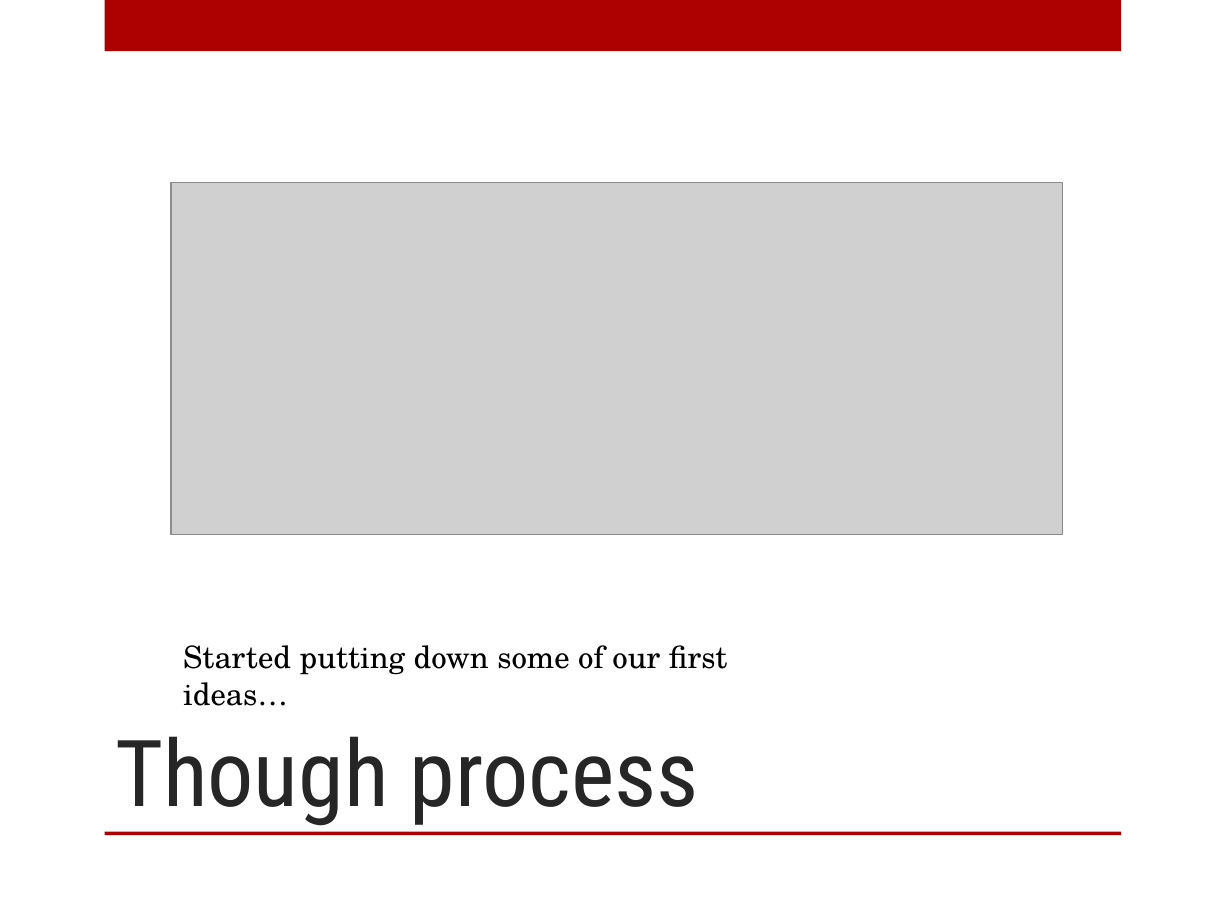
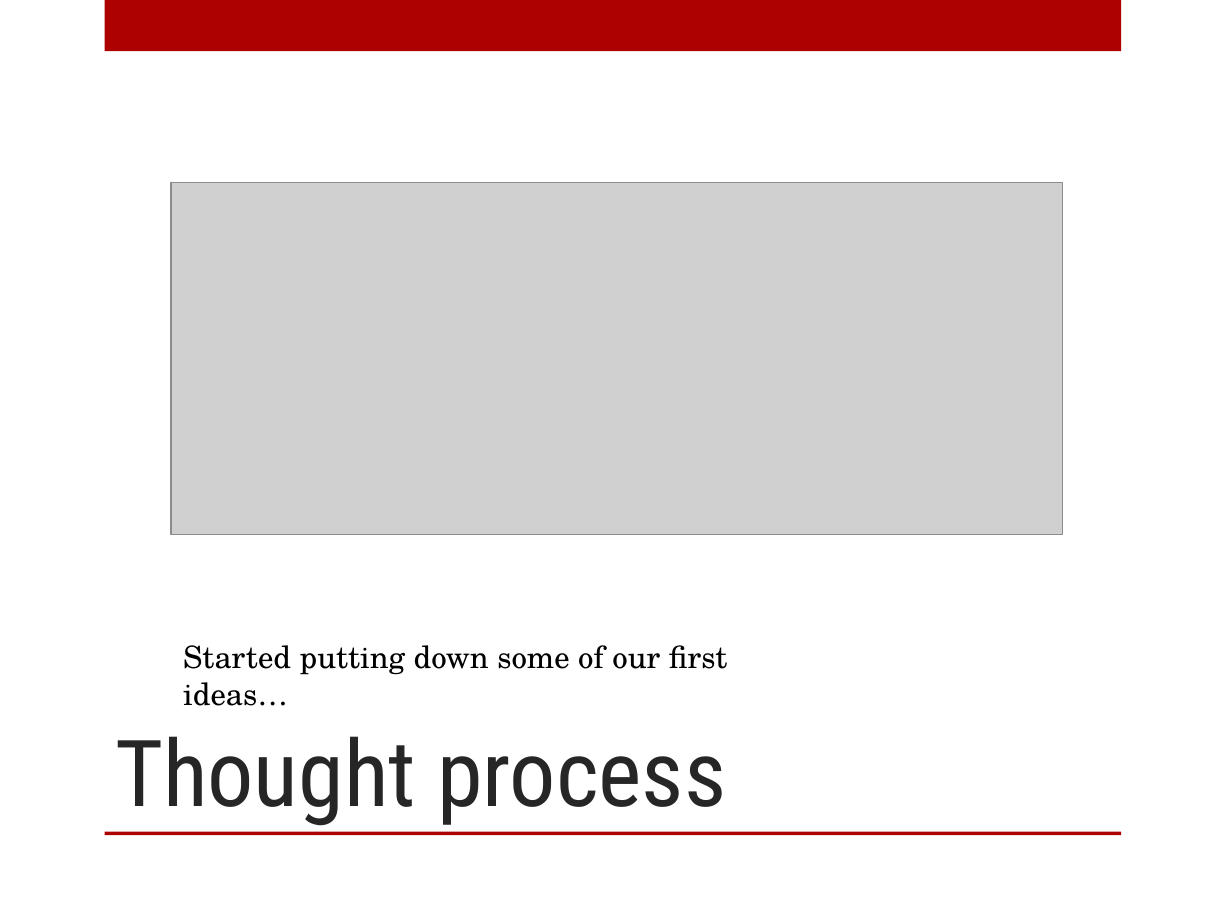
Before and after one commit to dumitruc/ve-hack-day, a slide deck: slide 4 of PPT/SaveTheChildren.pptx. Drawn at 1232x924 pixels with LibreOffice and Linux fonts; fonts in the diff are those of the drawing; grey boxes stand for pictures; background and template pictures are left out. Boxes give left, top, right and bottom in pixels: in the first picture for what was removed or moved away, otherwise in the second. Text is boxed around its words. In the diff, an @@ line names an element or a change of style, - is before the commit and + after.

```diff
--- a/PPT/SaveTheChildren.pptx
+++ b/PPT/SaveTheChildren.pptx
@@ title at (x1=115, y1=736, x2=726, y2=826): text changed @@
-Though process
+Thought process
```
Also in this commit, not shown: 3 other slides changed.
